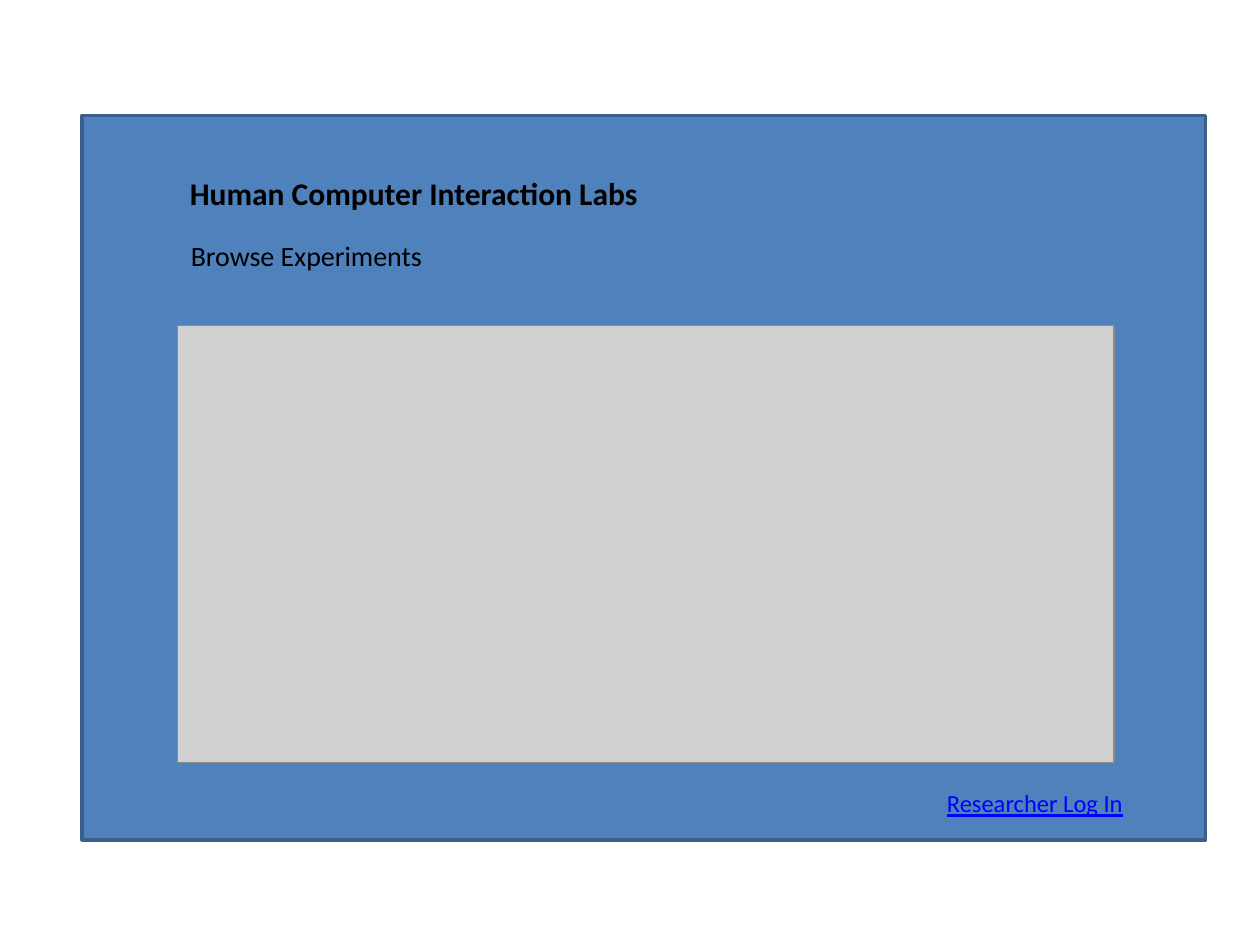
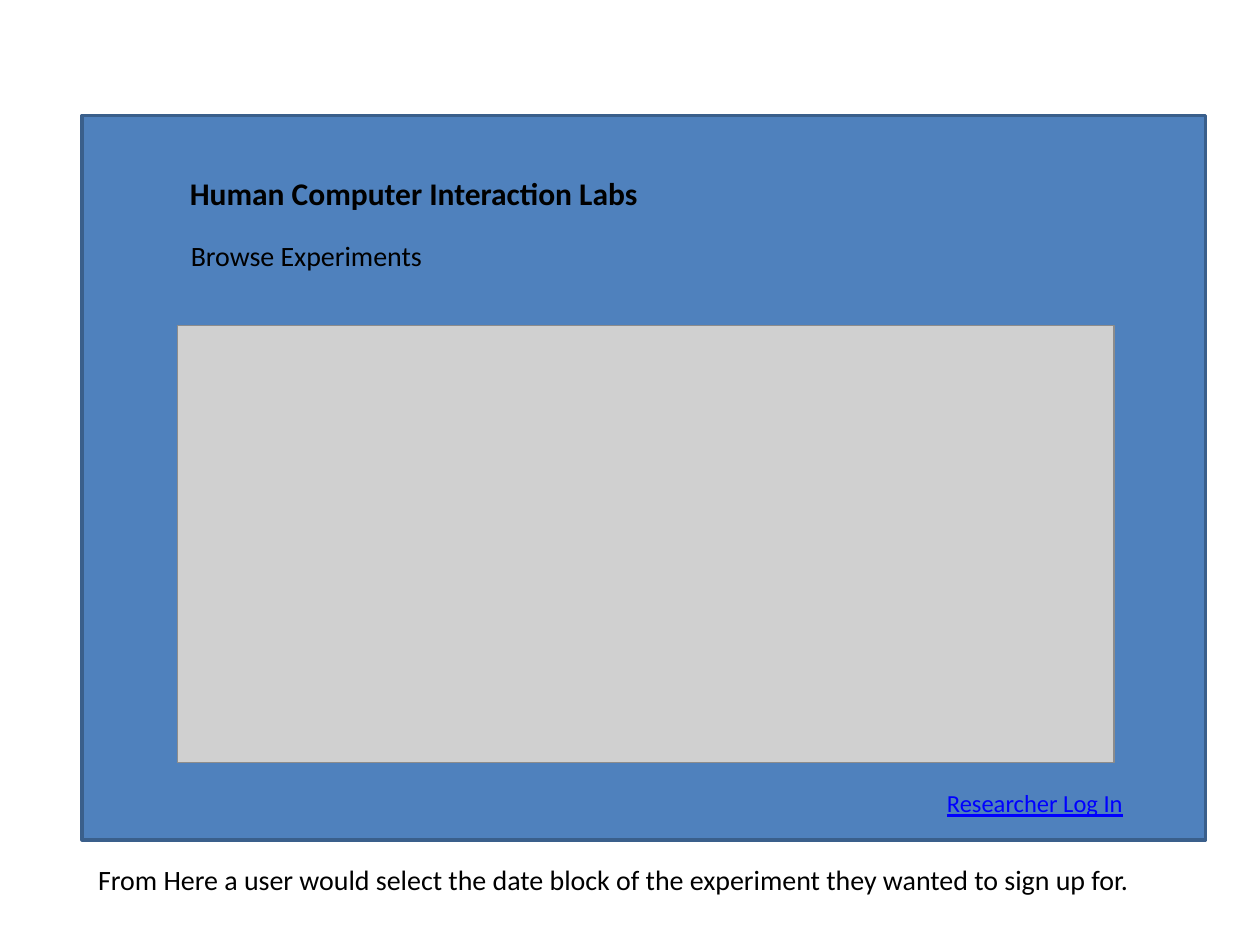
Before and after one commit to compuwizard123/participant-scheduling-system-docs, a slide deck: slide 1 of other/StoryBoardAllie.pptx. Drawn at 1260x945 pixels with LibreOffice and Linux fonts; fonts in the diff are those of the drawing; grey boxes stand for pictures. Boxes give left, top, right and bottom in pixels: in the first picture for what was removed or moved away, otherwise in the second. Text is boxed around its words. In the diff, an @@ line names an element or a change of style, - is before the commit and + after.

```diff
--- a/other/StoryBoardAllie.pptx
+++ b/other/StoryBoardAllie.pptx
@@ text added at [98, 870, 1128, 895], 16 pt, text #000000 @@
+From Here a user would select the date block of the experiment they wanted to sign up for.
```
Also in this commit, not shown: 7 other slides changed, 9 other files.
